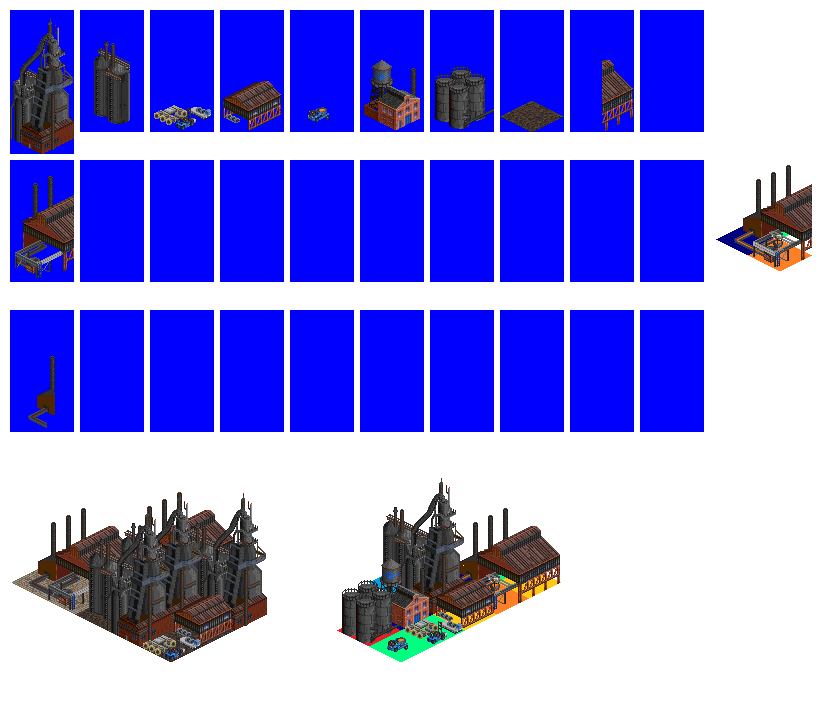
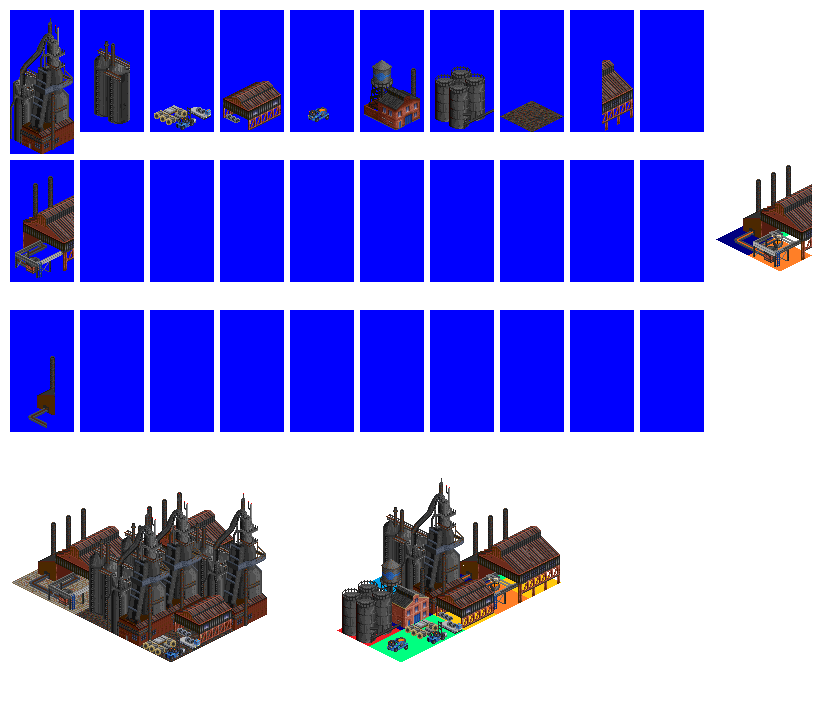
The second 840 x 720 image is a revision of the first. Changes to its layers:
painted on "brick building" over [364, 61, 420, 130]
